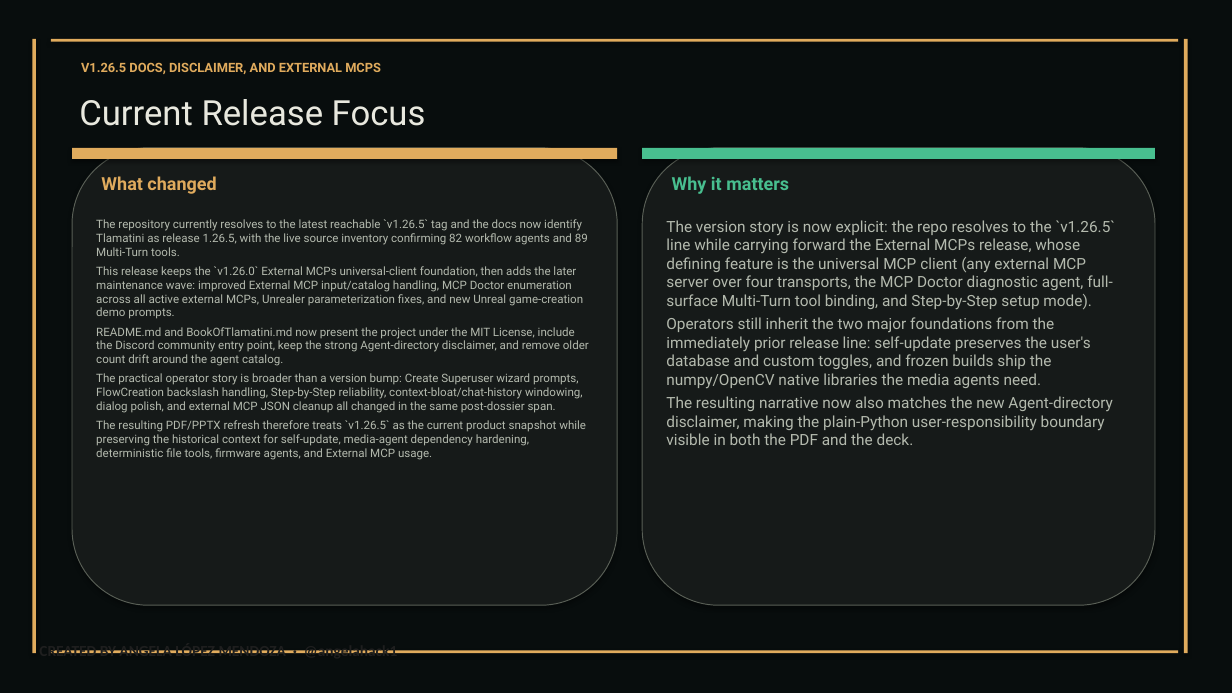
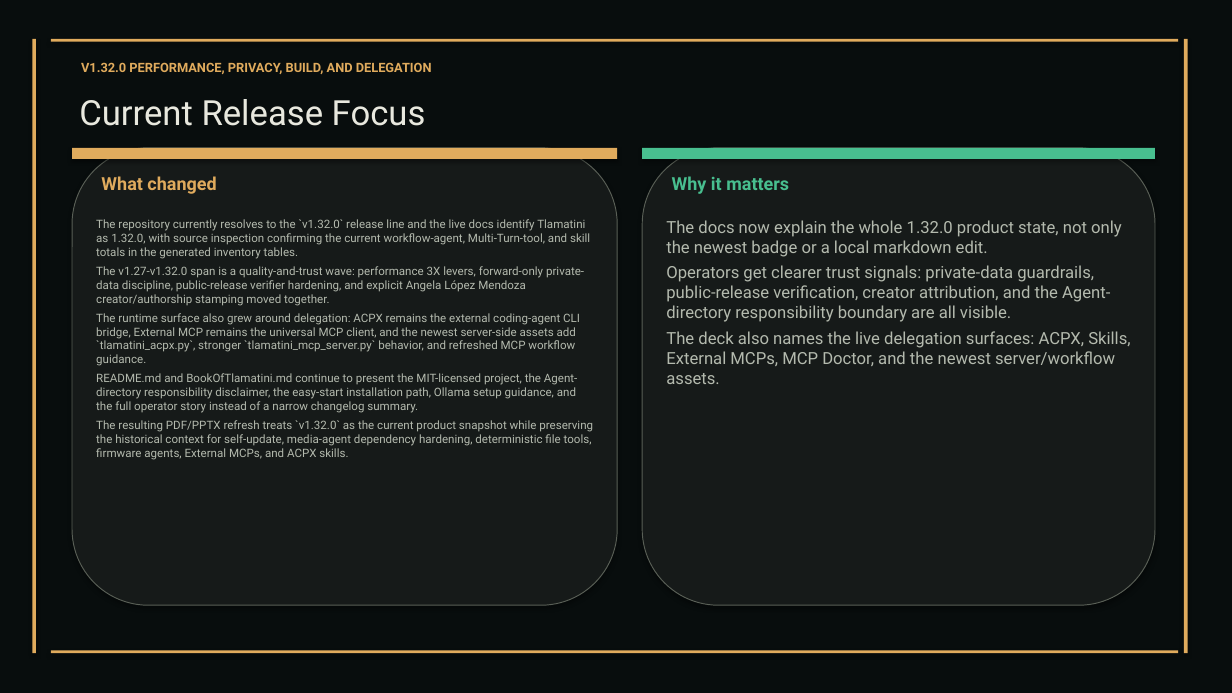
Before and after one commit to XAIHT/Tlamatini, a slide deck: slide 20 of Tlamatini_eXtended_Artificial_Intelligence_Humanly_Tempered.pptx. Drawn at 1232x693 pixels with LibreOffice and Linux fonts; fonts in the diff are those of the drawing. Boxes give left, top, right and bottom in pixels: in the first picture for what was removed or moved away, otherwise in the second. Text is boxed around its words. In the diff, an @@ line names an element or a change of style, - is before the commit and + after.

Commit message:
updating visual docs

```diff
--- a/Tlamatini_eXtended_Artificial_Intelligence_Humanly_Tempered.pptx
+++ b/Tlamatini_eXtended_Artificial_Intelligence_Humanly_Tempered.pptx
@@ text at box(81, 62, 432, 74): text changed @@
-V1.26.5 DOCS, DISCLAIMER, AND EXTERNAL MCPS
+V1.32.0 PERFORMANCE, PRIVACY, BUILD, AND DELEGATION
@@ text at box(96, 219, 593, 460): text changed @@
-The repository currently resolves to the latest reachable `v1.26.5` tag and the docs now identify Tlamatini as release 1.26.5, with the live source inventory confirming 82 workflow agents and 89 Multi-Turn tools.
-This release keeps the `v1.26.0` External MCPs universal-client foundation, then adds the later maintenance wave: improved External MCP input/catalog handling, MCP Doctor enumeration across all active external MCPs, Unrealer parameterization fixes, and new Unreal game-creation demo prompts.
-README.md and BookOfTlamatini.md now present the project under the MIT License, include the Discord community entry point, keep the strong Agent-directory disclaimer, and remove older count drift around the agent catalog.
-The practical operator story is broader than a version bump: Create Superuser wizard prompts, FlowCreation backslash handling, Step-by-Step reliability, context-bloat/chat-history windowing, dialog polish, and external MCP JSON cleanup all changed in the same post-dossier span.
-The resulting PDF/PPTX refresh therefore treats `v1.26.5` as the current product snapshot while preserving the historical context for self-update, media-agent dependency hardening, deterministic file tools, firmware agents, and External MCP usage.
+The repository currently resolves to the `v1.32.0` release line and the live docs identify Tlamatini as 1.32.0, with source inspection confirming the current workflow-agent, Multi-Turn-tool, and skill totals in the generated inventory tables.
+The v1.27-v1.32.0 span is a quality-and-trust wave: performance 3X levers, forward-only private-data discipline, public-release verifier hardening, and explicit Angela López Mendoza creator/authorship stamping moved together.
+The runtime surface also grew around delegation: ACPX remains the external coding-agent CLI bridge, External MCP remains the universal MCP client, and the newest server-side assets add `tlamatini_acpx.py`, stronger `tlamatini_mcp_server.py` behavior, and refreshed MCP workflow guidance.
+README.md and BookOfTlamatini.md continue to present the MIT-licensed project, the Agent-directory responsibility disclaimer, the easy-start installation path, Ollama setup guidance, and the full operator story instead of a narrow changelog summary.
+The resulting PDF/PPTX refresh treats `v1.32.0` as the current product snapshot while preserving the historical context for self-update, media-agent dependency hardening, deterministic file tools, firmware agents, External MCPs, and ACPX skills.
@@ text at box(666, 220, 1130, 384): text changed; size 12 to 13 pt @@
-The version story is now explicit: the repo resolves to the `v1.26.5` line while carrying forward the External MCPs release, whose defining feature is the universal MCP client (any external MCP server over four transports, the MCP Doctor diagnostic agent, full-surface Multi-Turn tool binding, and Step-by-Step setup mode).
-Operators still inherit the two major foundations from the immediately prior release line: self-update preserves the user's database and custom toggles, and frozen builds ship the numpy/OpenCV native libraries the media agents need.
-The resulting narrative now also matches the new Agent-directory disclaimer, making the plain-Python user-responsibility boundary visible in both the PDF and the deck.
+The docs now explain the whole 1.32.0 product state, not only the newest badge or a local markdown edit.
+Operators get clearer trust signals: private-data guardrails, public-release verification, creator attribution, and the Agent-directory responsibility boundary are all visible.
+The deck also names the live delegation surfaces: ACPX, Skills, External MCPs, MCP Doctor, and the newest server/workflow assets.
@@ text removed at box(39, 650, 397, 653) @@
-CREATED BY ANGELA LÓPEZ MENDOZA · @angelahack1
```
Also in this commit, not shown: 109 other slides changed, 2 slides added, 2 slides removed, 1 other file.
